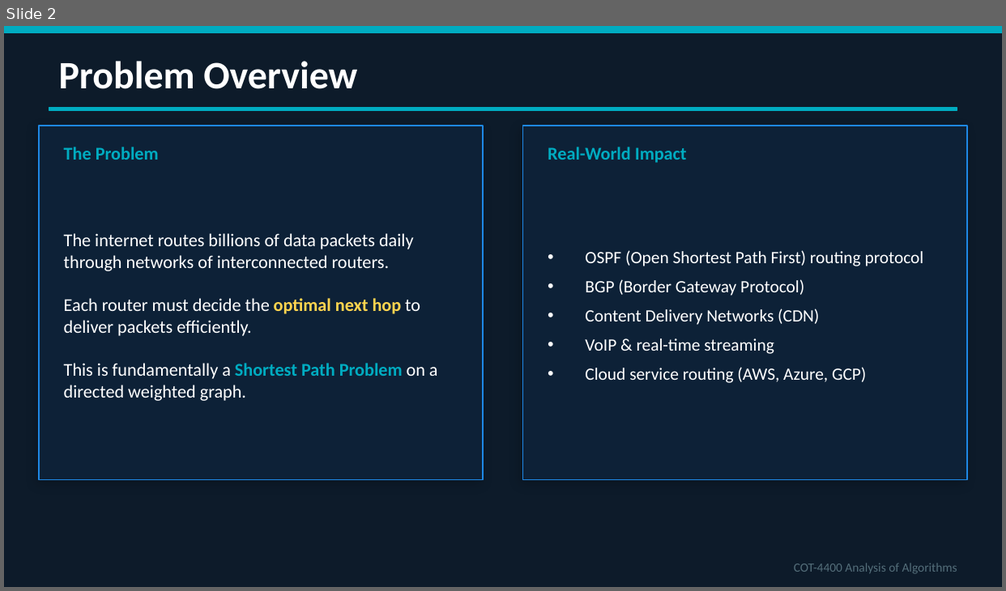
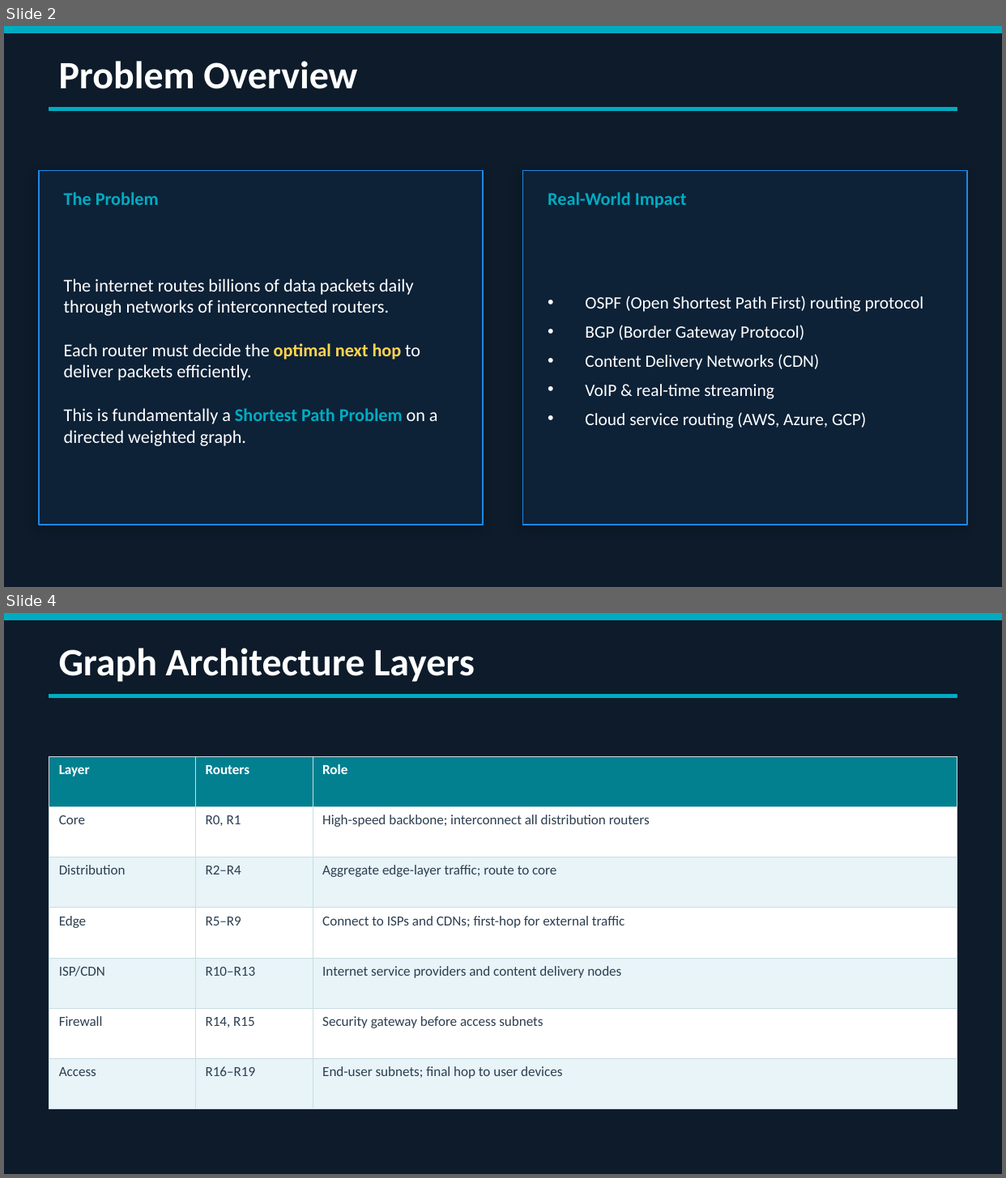
Before and after one commit to ZYXERO/COT4400-Router-Network-Optimization, a slide deck: docs/slides/COT4400_Presentation.pptx. Shown one above the other, each under a label of ours: slide 2 before the commit, slides 2 and 4 after it; the slides between them are not shown. The pictures are 1006x591 and 1006x1178 pixels, drawn with LibreOffice and Linux fonts; fonts in the diff are those of the drawing. Boxes give left, top, right and bottom in pixels: in the first picture for what was removed or moved away, otherwise in the second. Text is boxed around its words. In the diff, an @@ line names an element or a change of style, - is before the commit and + after.

```diff
--- a/docs/slides/COT4400_Presentation.pptx
+++ b/docs/slides/COT4400_Presentation.pptx
@@ slide 4 added at [4,613,1002,1174], background #0D1B2A @@
@@ rectangle added at [4,613,1002,620], fill #00ACC1, outline #00ACC1 1 pt @@
@@ text added at [59,648,475,682], 28 pt, text #FFFFFF, bold @@
+Graph Architecture Layers
@@ rectangle added at [49,695,957,698], fill #00ACC1, outline #00ACC1 1 pt @@
@@ table added at [49,756,957,1110], 7 rows, 3 columns @@
+Layer | Routers | Role
+Core | R0, R1 | High-speed backbone; interconnect all distribution routers
+Distribution | R2–R4 | Aggregate edge-layer traffic; route to core
+Edge | R5–R9 | Connect to ISPs and CDNs; first-hop for external traffic
+ISP/CDN | R10–R13 | Internet service providers and content delivery nodes
+Firewall | R14, R15 | Security gateway before access subnets
+Access | R16–R19 | End-user subnets; final hop to user devices
@@ slide 2 changed as well @@
@@ 4 texts, 2 rectangles: place and size @@
-4 texts, 2 rectangles at [39,126,967,480]
+4 texts, 2 rectangles at [39,171,967,525]
@@ text removed at [794,563,957,574] @@
-COT-4400 Analysis of Algorithms
```
Also in this commit, not shown: 10 other slides changed, 3 other slides added, 2 other files.
